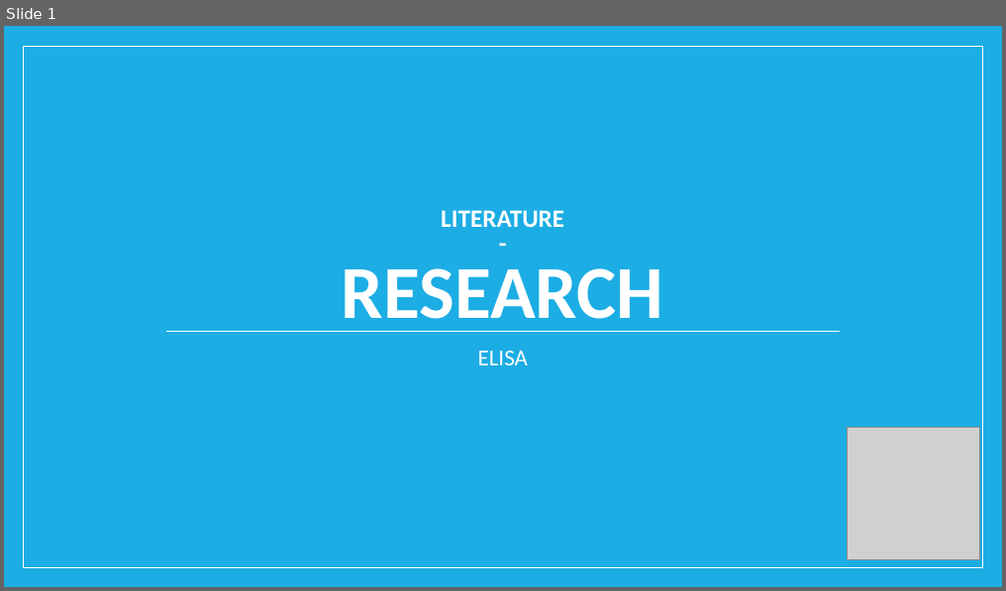
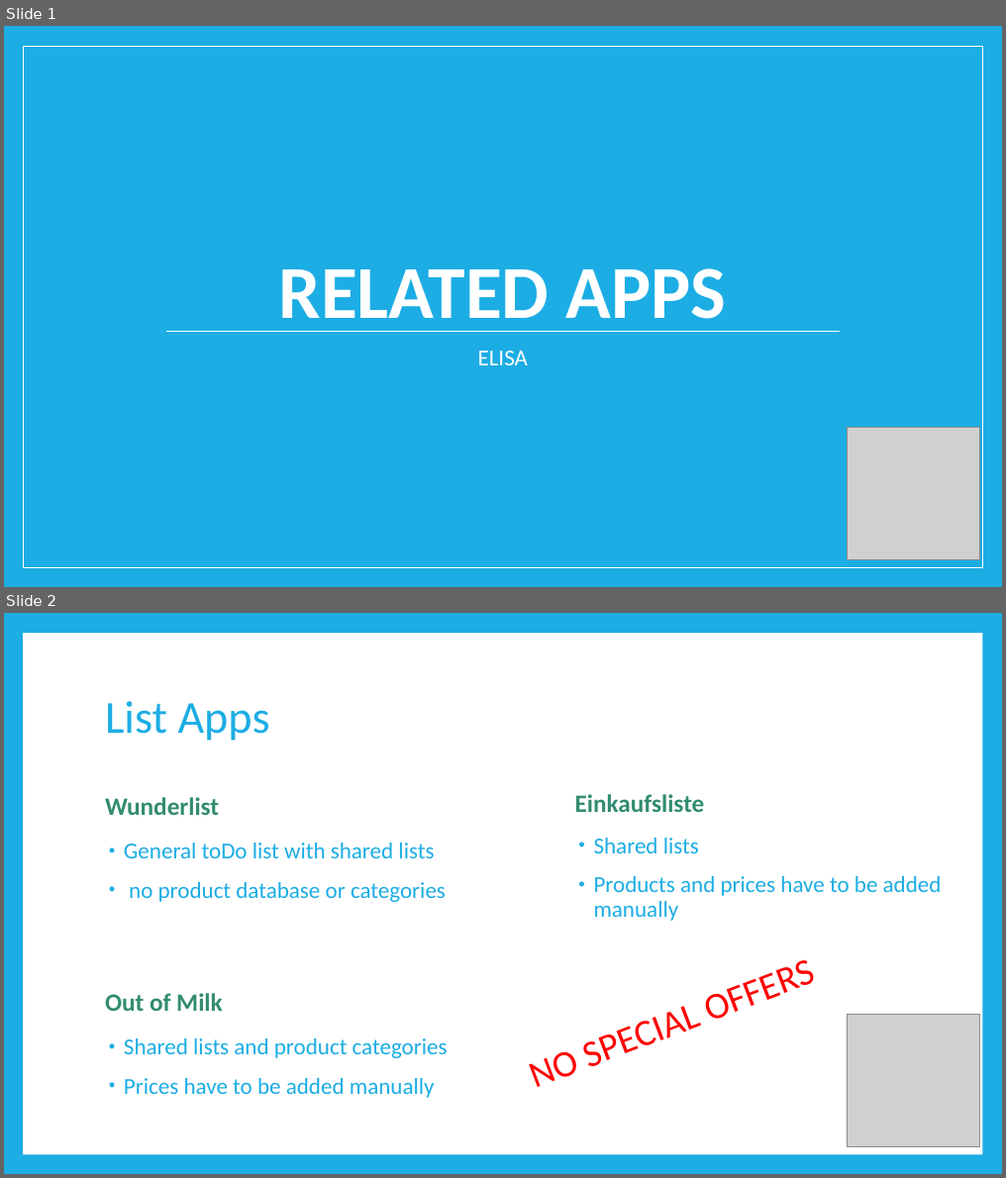
Before and after one commit to riedmaph/einkaufsliste, a slide deck: usabilityEngineering/A1/MaS_literatureResearch.pptx. Shown one above the other, each under a label of ours: slide 1 before the commit, slides 1 and 2 after it. The pictures are 1006x591 and 1006x1178 pixels, drawn with LibreOffice and Linux fonts; fonts in the diff are those of the drawing; grey boxes stand for pictures. Boxes give left, top, right and bottom in pixels: in the first picture for what was removed or moved away, otherwise in the second. Text is boxed around its words. In the diff, an @@ line names an element or a change of style, - is before the commit and + after.

Commit message:
add related apps slides

```diff
--- a/usabilityEngineering/A1/MaS_literatureResearch.pptx
+++ b/usabilityEngineering/A1/MaS_literatureResearch.pptx
@@ slide 2 added at [4,613,1002,1174], background #1CADE4 @@
@@ rectangle added at [23,633,982,1155], fill #FFFFFF @@
@@ title added at [105,701,270,741], 44 pt, text #1CADE4 @@
+List Apps
@@ text added at [105,797,219,815], 24 pt, text #328B71, bold @@
+Wunderlist
@@ text added at [575,794,705,812], 24 pt, text #328B71, bold @@
+Einkaufsliste
@@ text added at [124,843,446,902], 22 pt, text #1CADE4 @@
+• General toDo list with shared lists
+• no product database or categories
@@ text added at [594,838,942,921], 22 pt, text #1CADE4 @@
+• Shared lists
+• Products and prices have to be added manually
@@ text added at [105,993,222,1011], 24 pt, text #328B71, bold @@
+Out of Milk
@@ picture added at [846,1014,979,1147] @@
@@ text added at [124,1039,448,1098], 22 pt, text #1CADE4 @@
+• Shared lists and product categories
+• Prices have to be added manually
@@ text added at [535,1053,580,1087], 36 pt, text #FF0000 @@
+NO SPECIAL OFFERS
@@ slide 1 changed as well @@
@@ title at [279,269,727,332]: text changed; size 24 to 72 pt @@
-LITERATURE
--
-RESEARCH
+RELATED APPS
```
Also in this commit, not shown: 1 other slide added, 2 slides removed.
